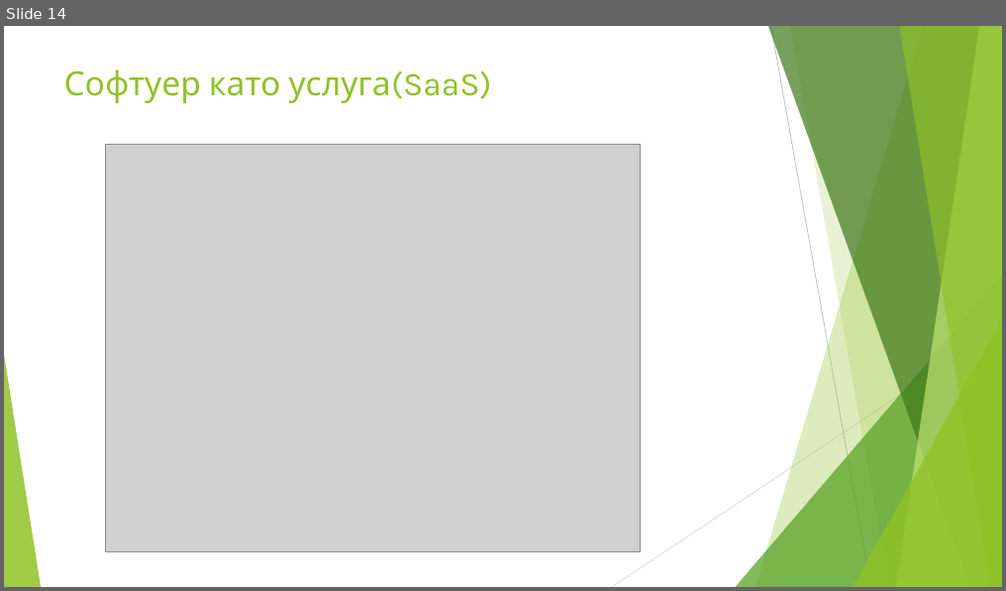
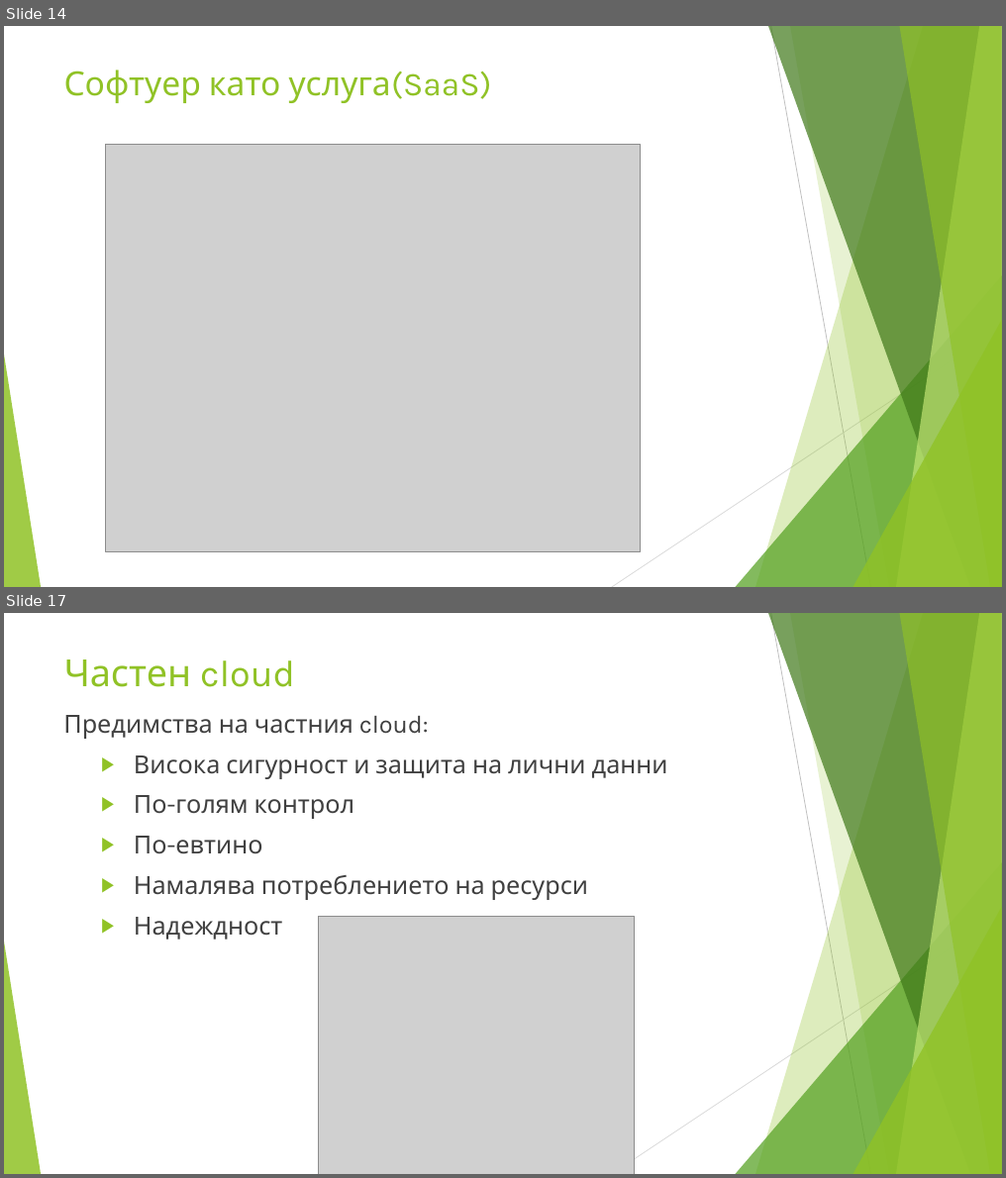
Before and after one commit to enchobelezirev/CloudComputing, a slide deck: CLOUD COMPUTING.pptx. Shown one above the other, each under a label of ours: slide 14 before the commit, slides 14 and 17 after it; the slides between them are not shown. The pictures are 1006x591 and 1006x1178 pixels, drawn with LibreOffice and Linux fonts; fonts in the diff are those of the drawing; grey boxes stand for pictures. Boxes give left, top, right and bottom in pixels: in the first picture for what was removed or moved away, otherwise in the second. Text is boxed around its words. In the diff, an @@ line names an element or a change of style, - is before the commit and + after.

```diff
--- a/CLOUD COMPUTING.pptx
+++ b/CLOUD COMPUTING.pptx
@@ slide 17 added at (x1=4, y1=613, x2=1002, y2=1174), background #FFFFFF; not listed: 10 template elements that a slide beside it also shows @@
@@ text added at (x1=64, y1=660, x2=295, y2=687), 36 pt, text #90C226 @@
+Частен cloud
@@ text added at (x1=63, y1=715, x2=668, y2=940), 24 pt, text #404040 @@
+Предимства на частния cloud:
+  ▶ Висока сигурност и защита на лични данни
+  ▶ По-голям контрол
+  ▶ По-евтино
+  ▶ Намалява потреблението на ресурси
+  ▶ Надеждност
@@ picture added at (x1=319, y1=916, x2=635, y2=1174) @@
```
Also in this commit, not shown: 7 other slides added, 1 other file.
